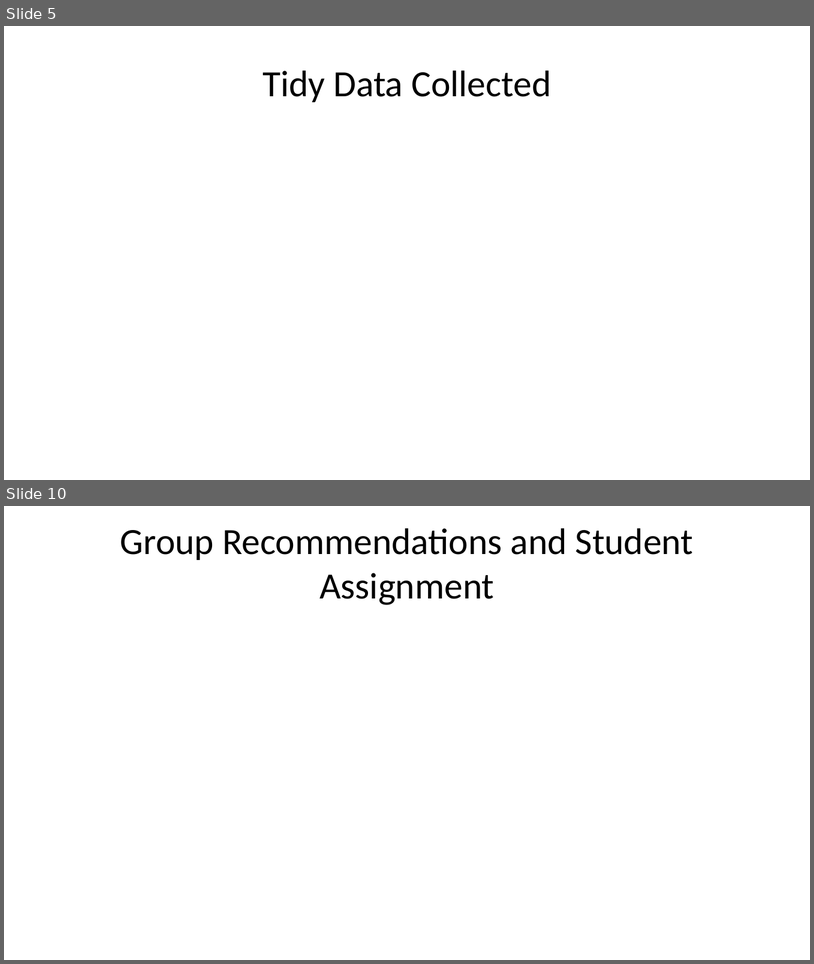
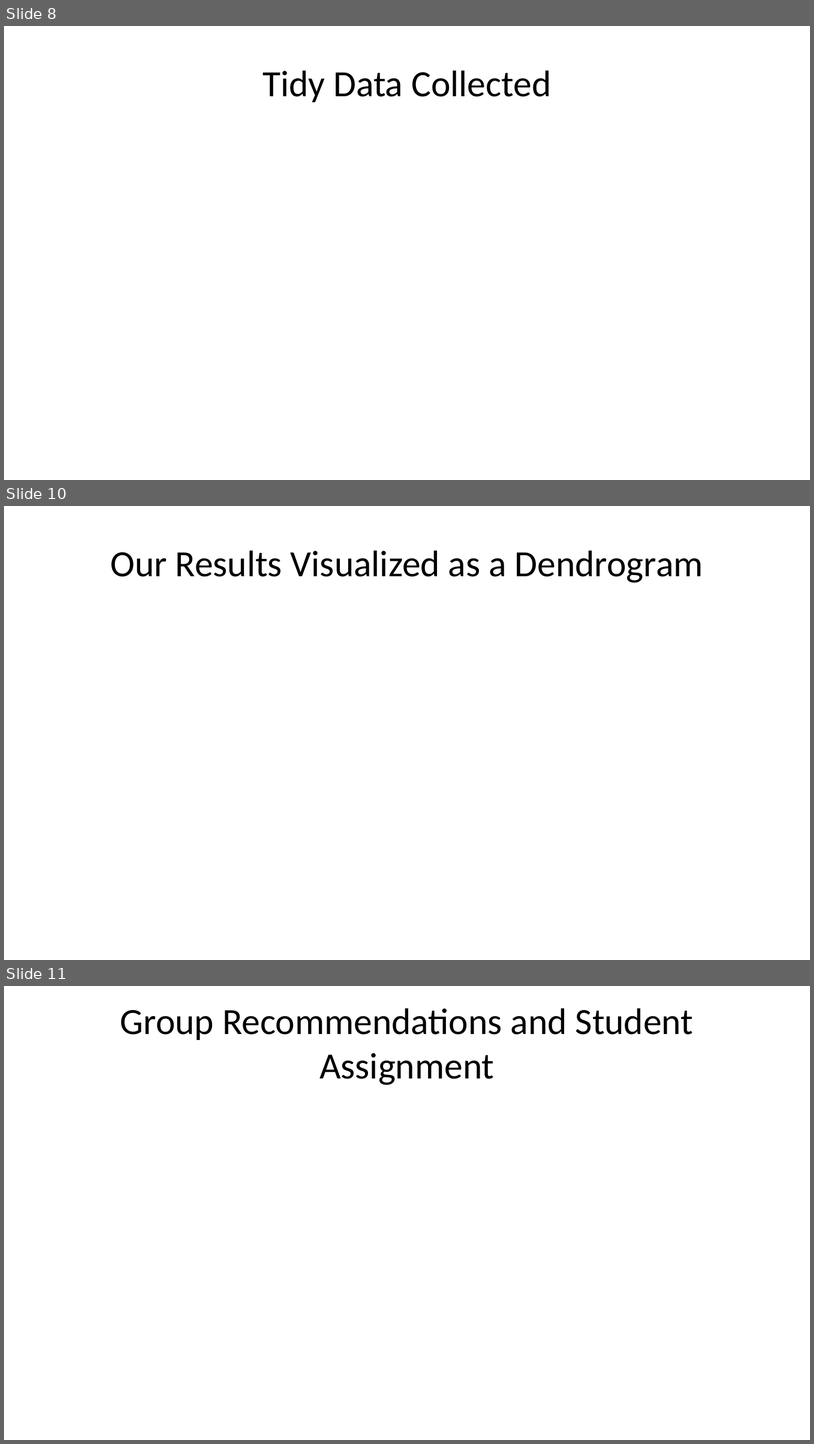
Before and after one commit to deancallahan25/Data322MiniProject, a slide deck: presentation.pptx. Shown one above the other, each under a label of ours: slides 5 and 10 before the commit, slides 8, 10 and 11 after it; the slides between them are not shown. The pictures are 814x964 and 814x1444 pixels, drawn with LibreOffice and Linux fonts; fonts in the diff are those of the drawing. Boxes give left, top, right and bottom in pixels: in the first picture for what was removed or moved away, otherwise in the second. Text is boxed around its words. In the diff, an @@ line names an element or a change of style, - is before the commit and + after.

```diff
--- a/presentation.pptx
+++ b/presentation.pptx
@@ slide 10 added at (4,506,810,960), background #FFFFFF @@
@@ title added at (110,550,704,583), 33 pt, text #000000 @@
+Our Results Visualized as a Dendrogram
@@ what was slide 5 is now slide 8 @@
@@ what was slide 10 is now slide 11 @@
```
Also in this commit, not shown: 3 slides changed, 3 other slides added, 2 slides removed, 2 other files.
